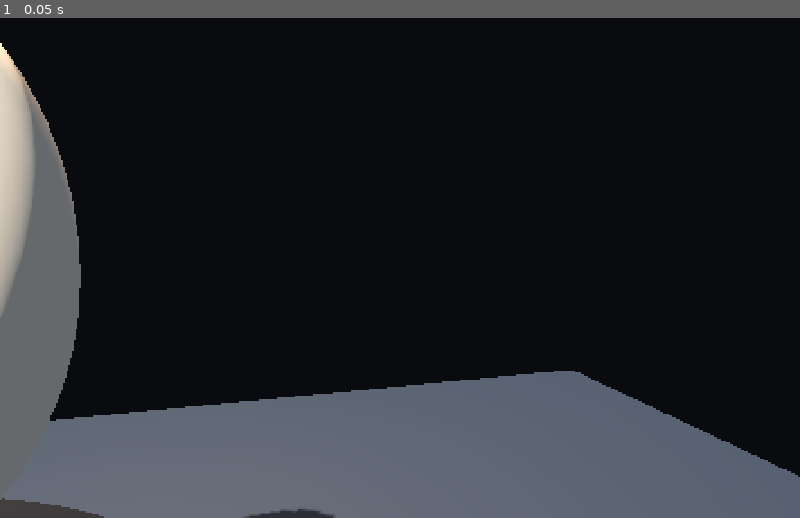
Above: before the commit, frame 1.
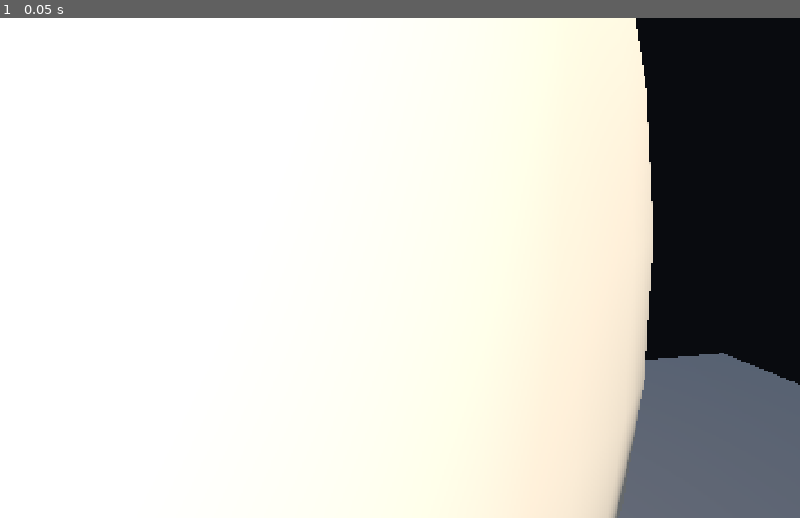
Above: after the commit, the same moment.

Repository: thomthehound/Godauldron
Game: Godot game, scene res://scenes/showcase/portrait_reference_head.tscn
Same seed, same stepped clock (60 frames per second), same inputs: the game is played once before the commit and once after it. This scene is started directly instead of the project's main scene.
Inputs:
- Up to frame 1 (0.05 s): no input

The runs differ from the first frame. In frame 1, 83% of the frame differs, in the area x 0-100%, y 0-100%.

Commit message:
Frame actual scalp and face at useful portrait scale rather than distant full-body view

Diff:
--- a/scenes/showcase/portrait_reference_head.tscn
+++ b/scenes/showcase/portrait_reference_head.tscn
@@ -6,9 +6,9 @@
 [node name="PortraitReferenceHead" instance=ExtResource("1")]
 
 [node name="StageCamera" parent="." index="1"]
-position = Vector3(0.85, 1.82, 2.38)
-rotation_degrees = Vector3(-7.8, -19.0, 0)
-fov = 35.0
+position = Vector3(0.24, 1.68, 0.92)
+rotation_degrees = Vector3(-10.0, -15.0, 0)
+fov = 38.0
 
 [node name="NeutralSubject" parent="SubjectMotion" index="0"]
 visible = false
